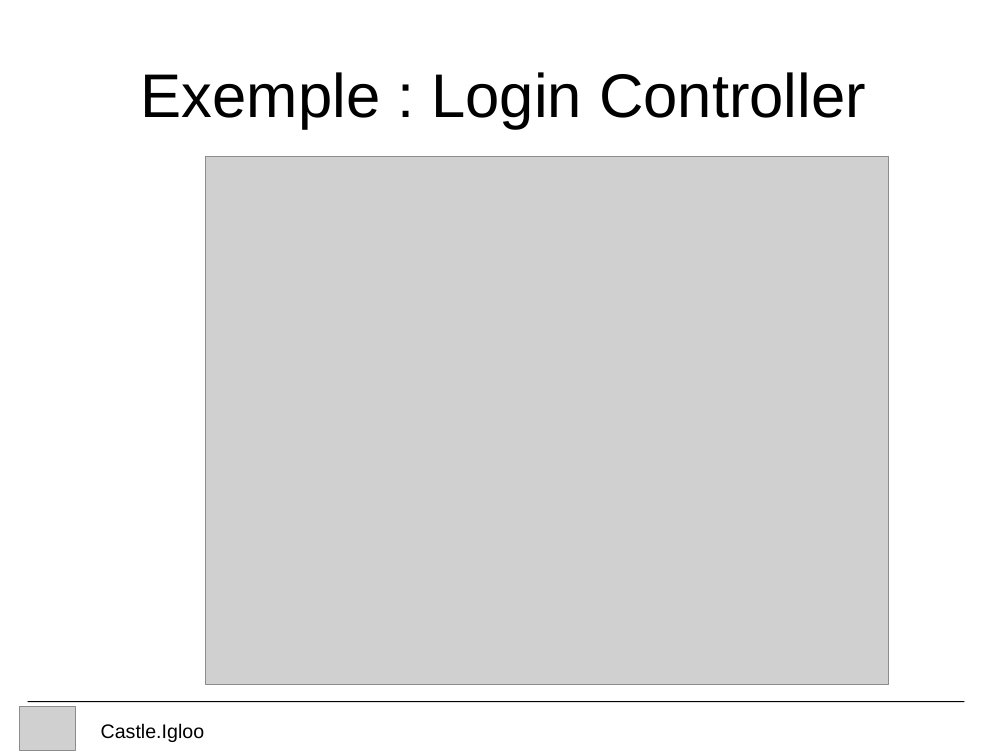
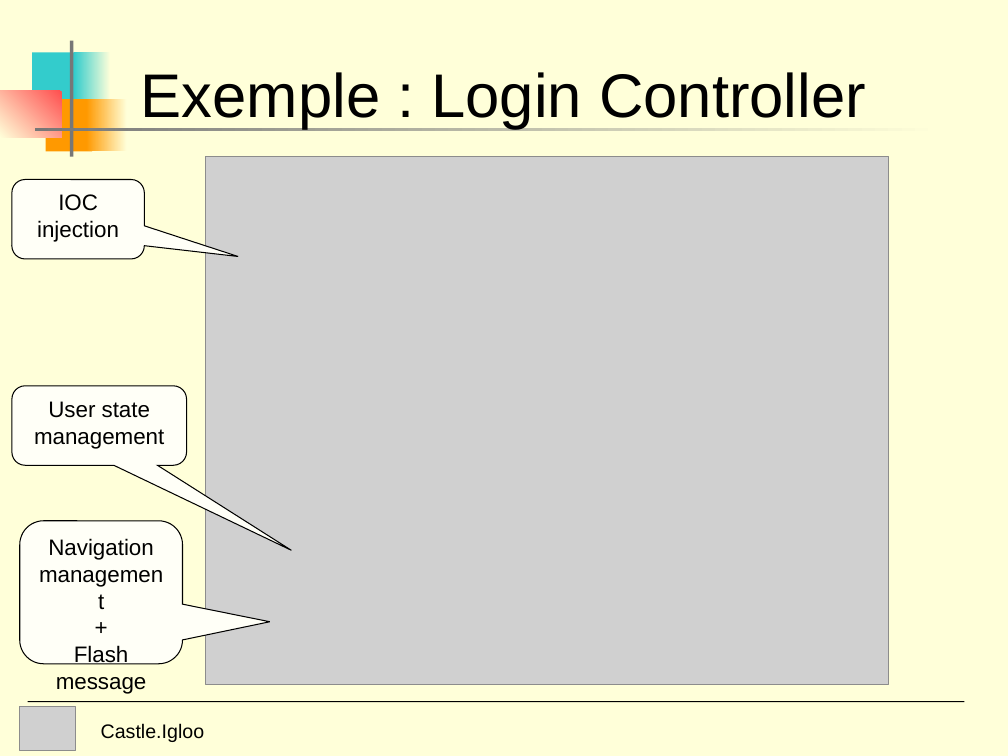
Before and after one commit to FranciscoJose74/Castle-Windosor, a slide deck: slide 18 of Experiments/Castle.Igloo/doc/Igloo Presentation.ppt (slide 9 before the commit). Drawn at 1008x756 pixels with LibreOffice and Linux fonts; fonts in the diff are those of the drawing; grey boxes stand for pictures. Boxes give left, top, right and bottom in pixels: in the first picture for what was removed or moved away, otherwise in the second. Text is boxed around its words. In the diff, an @@ line names an element or a change of style, - is before the commit and + after.

```diff
--- a/Experiments/Castle.Igloo/doc/Igloo Presentation.ppt
+++ b/Experiments/Castle.Igloo/doc/Igloo Presentation.ppt
@@ background #FFFFFF to #FFFFD9 @@
@@ rectangle added at [32,52,81,105], fill #33CCCC @@
@@ rectangle added at [70,40,73,156], fill #777777 @@
@@ rectangle added at [75,52,111,105], fill gradient #FFFFD9 to #33CCCC @@
@@ rectangle added at [0,91,61,137], fill gradient #FF5050 to #FFFFD9 @@
@@ rectangle added at [45,99,92,151], fill #FF9900 @@
@@ rectangle added at [87,99,127,151], fill gradient #FFFFD9 to #FF9900 @@
@@ rectangle added at [35,128,942,131], fill gradient #FFFFD9 to #777777 @@
@@ rounded speech box added at [12,179,144,259], fill #FFFFF7, outline #000000 0.74 pt, 16 pt, text #000000 @@
+IOC injection
@@ rounded speech box added at [12,386,186,466], fill #FFFFF7, outline #000000 0.74 pt, 16 pt, text #000000 @@
+User state
+management
@@ rounded speech box added at [20,521,182,664], fill #FFFFF7, outline #000000 0.74 pt, 16 pt, text #000000 @@
+Navigation
+management
++
+Flash message
```
Also in this commit, not shown: 11 other slides changed, 8 slides added, 1 slide removed, 2 other files.
